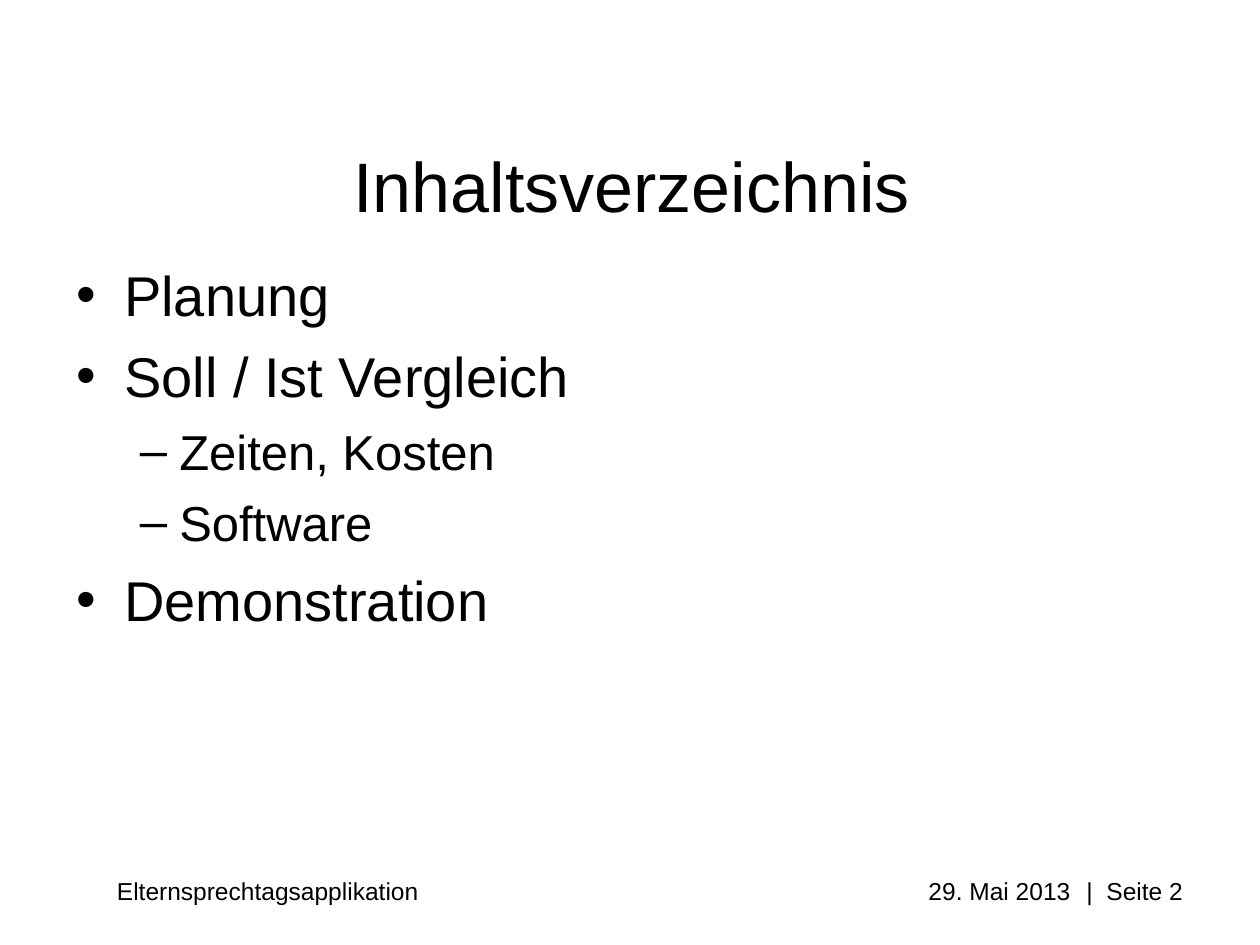
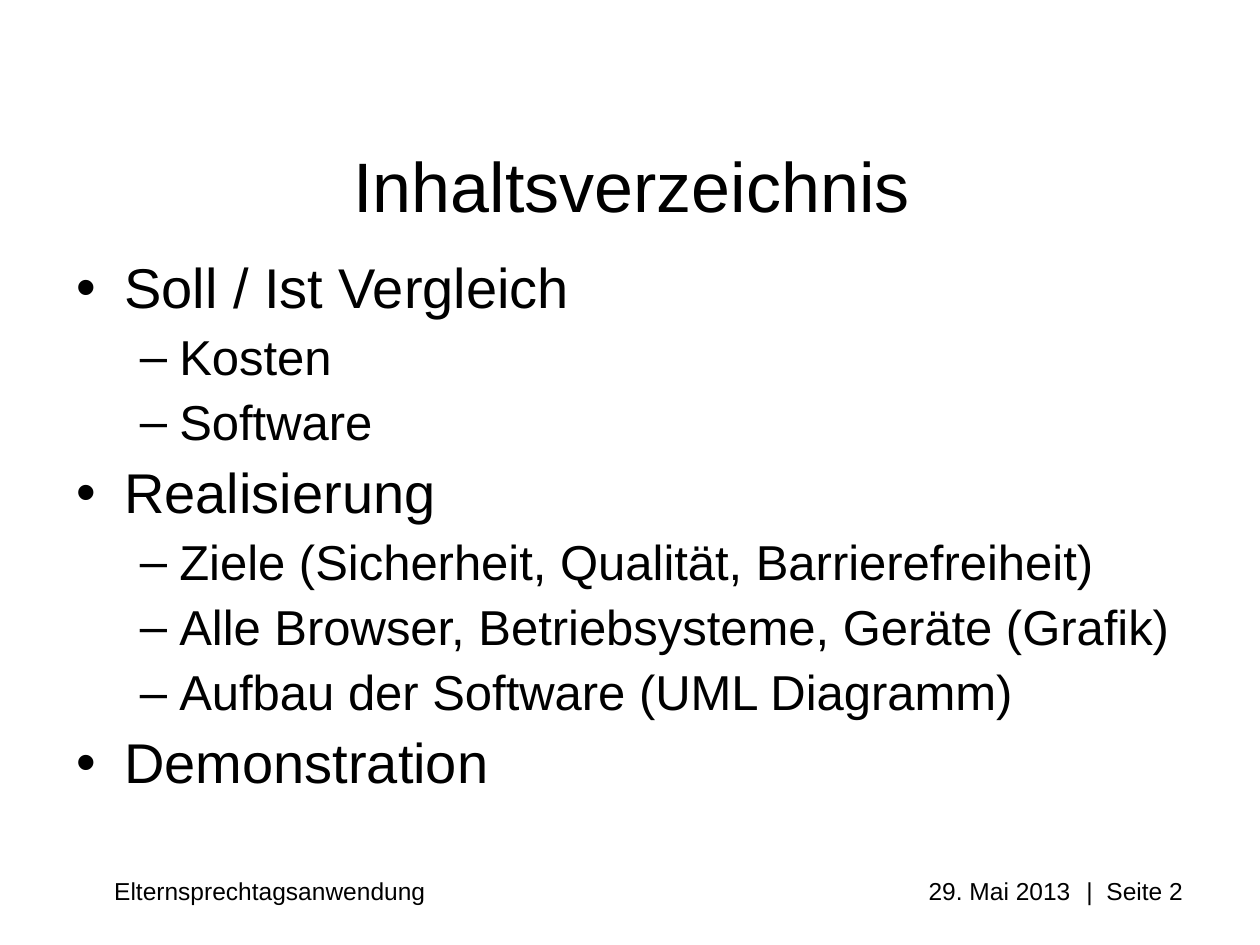
Before and after one commit to Professi/esta, a slide deck: slide 2 of docs/Praesentation/Elternsprechtagsapplikation(ESTA).ppt. Drawn at 1260x945 pixels with LibreOffice and Linux fonts; fonts in the diff are those of the drawing; background and template pictures are left out. Boxes give left, top, right and bottom in pixels: in the first picture for what was removed or moved away, otherwise in the second. Text is boxed around its words. In the diff, an @@ line names an element or a change of style, - is before the commit and + after.

Commit message:
#Update Präsentation

```diff
--- a/docs/Praesentation/Elternsprechtagsapplikation(ESTA).ppt
+++ b/docs/Praesentation/Elternsprechtagsapplikation(ESTA).ppt
@@ text at [124, 267, 569, 784]: line spacing 1 to 0.9 @@
@@ text at [124, 275, 329, 327]: paragraph removed @@
-• Planung
@@ text at [179, 341, 331, 376]: text changed @@
-  – Zeiten, Kosten
+  – Kosten
@@ text at [124, 472, 1169, 720]: paragraphs added @@
+• Realisierung
+  – Ziele (Sicherheit, Qualität, Barrierefreiheit)
+  – Alle Browser, Betriebsysteme, Geräte (Grafik)
+  – Aufbau der Software (UML Diagramm)
@@ text at [114, 882, 1183, 905]: text changed @@
-Elternsprechtagsapplikation 29. Mai 2013 | Seite 2
+Elternsprechtagsanwendung 29. Mai 2013 | Seite 2
```
Also in this commit, not shown: 4 other slides changed, 1 slide added, 2 other files.
